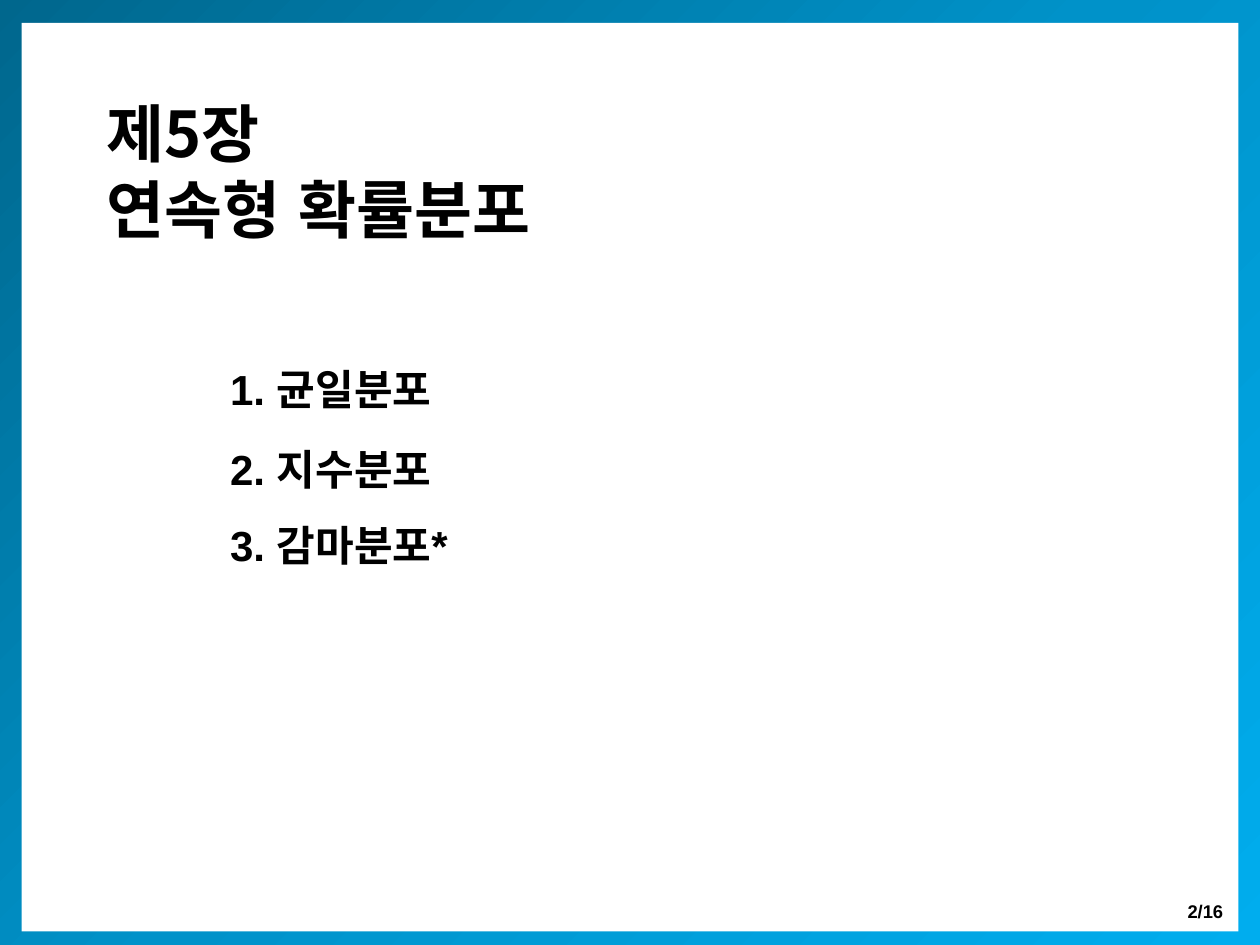
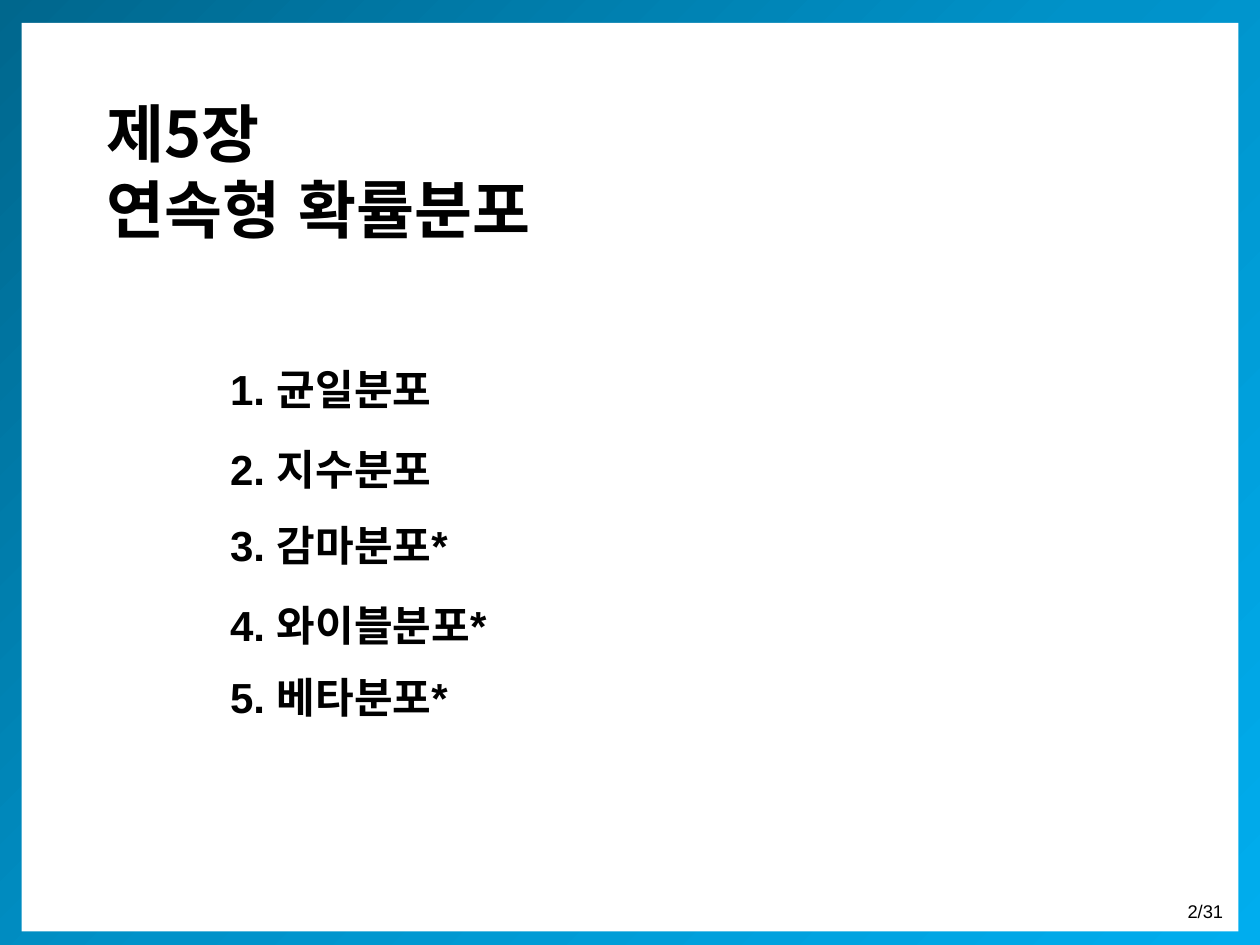
Before and after one commit to misdb/statistics, a slide deck: slide 2 of .gitbook/assets/chapter-05-kor (1).pptx. Drawn at 1260x945 pixels with LibreOffice and Linux fonts; fonts in the diff are those of the drawing. Boxes give left, top, right and bottom in pixels: in the first picture for what was removed or moved away, otherwise in the second. Text is boxed around its words. In the diff, an @@ line names an element or a change of style, - is before the commit and + after.

```diff
--- a/.gitbook/assets/chapter-05-kor (1).pptx
+++ b/.gitbook/assets/chapter-05-kor (1).pptx
@@ text added at [230,605,487,645], 24 pt, text #000000, bold @@
+4. 와이블분포*
@@ text added at [230,677,448,717], 24 pt, text #000000, bold @@
+5. 베타분포*
@@ page number at [1188,904,1224,919]: text changed; bold off @@
-2/16
+2/31
```
Also in this commit, not shown: 18 other files.
